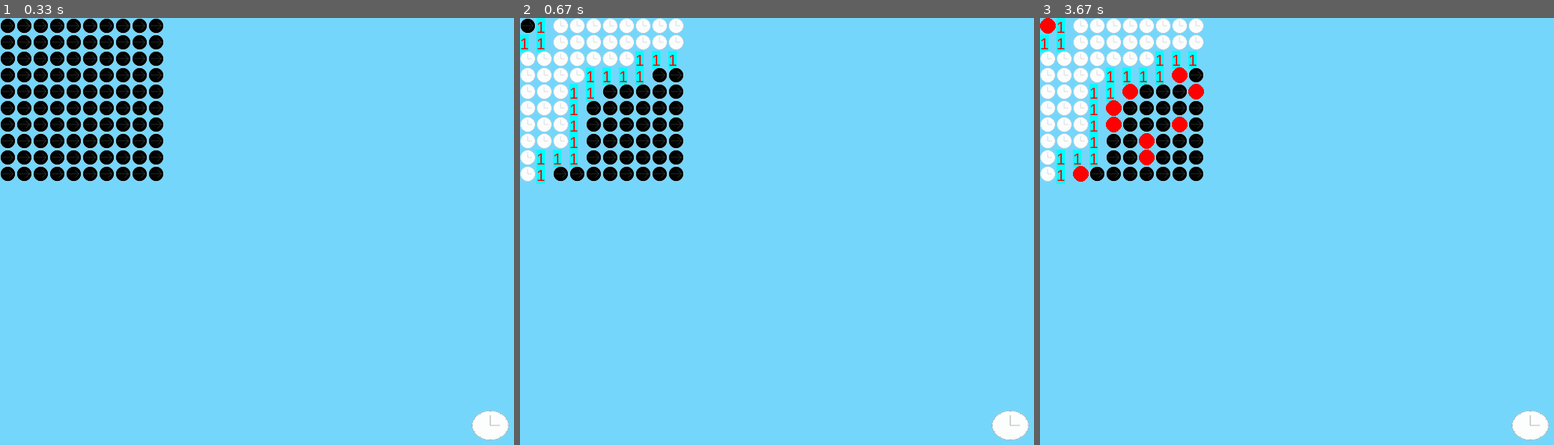
Above: before the commit, frames 1-3 (left to right).
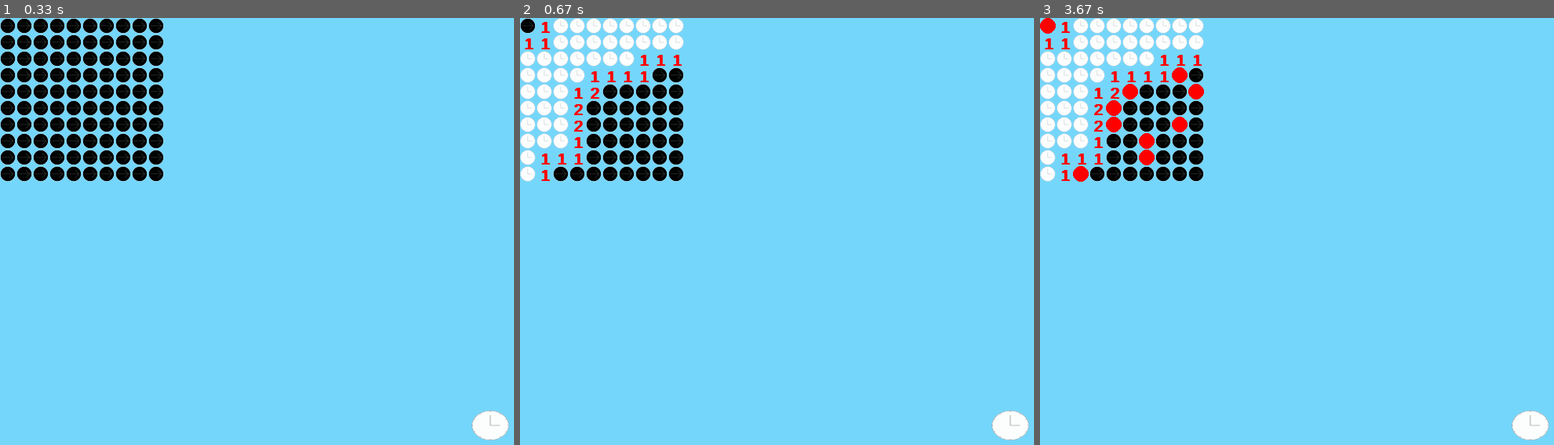
Above: after the commit, the same moments.

Repository: DevSum/minesweeper
Game: pygame game, started from game_controller.py
Two runs of this game, one before a commit and one after it. Both use one fixed random seed, a clock stepped at 60 frames per second and the inputs below.
Inputs (mouse positions are in pixels of both pictures, inside the frame that each line leads up to):
- Up to frame 1 (0.33 s): no input
- Up to frame 2 (0.67 s): click (530, 60) at 0.38 s
- Up to frame 3 (3.67 s): click "1" at 1.22 s; click (1050, 158) at 1.55 s; click (1065, 107) at 1.88 s; click (1081, 141) at 3.22 s; click (1081, 175) at 3.55 s

Frame 1 is identical in both runs. In frame 2, 1.5% of the frame differs, in the area x 0-32%, y 0-39%; in frame 3, 1.5%.

Commit message:
fix: bomb count

Diff:
--- a/component/grid.py
+++ b/component/grid.py
@@ -26,6 +26,7 @@
             screen.blit(self.white_face, (self.left, self.top))
         elif state == GridState.NUMBER:
             font_face = pygame.font.SysFont('arial', 20)
-            screen.blit(font_face.render('1', True, (255, 0, 0), (0, 255, 255)), (self.left, self.top))
+            font_face.set_bold(True)
+            screen.blit(font_face.render(str(self.grid.get_number()), True, (255, 0, 0), (117, 214, 251)), (self.left+5, self.top))
         elif state == GridState.BOMB:
             pygame.draw.circle(screen, (255, 0, 0), (self.left+10, self.top+10), 10)
